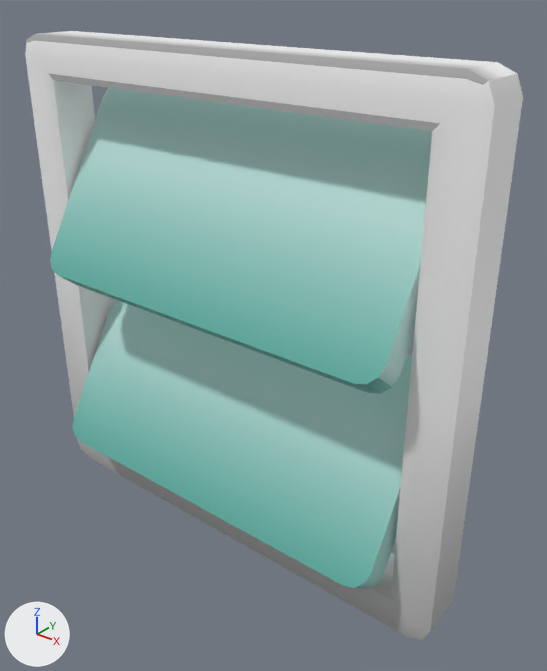
The FBX model Assets/Arts/Envi/Modular/Mod_Vent_01.fbx: old version first, new version second.
Rendered twice from a 50 mm camera at (0.903, -1.0, 0.616) aimed at (0.071, 0.04, -0.028). Arrows for +X, +Y and +Z are at lower left; the lights stay in place. The first picture is the older version.

Before the edit, the objects in view are built like this:
```python
mat_tex_env = principled_material('Tex_Env')
mat_tex_env.texture = img_tex_env_png
me_cube_071 = bpy.data.meshes.new('Cube.071')
me_cube_071.from_pydata(...)  # 136 vertices, 108 faces; spans x -0.5..0.5, y -0.131..0.131, z -0.5..0.5
me_cube_071.materials.append(mat_tex_env)  # picture img_tex_env_png
ob_mod_vent_01 = bpy.data.objects.new('Mod_Vent_01', me_cube_071)
ob_mod_vent_01.location = (0.0, 0.0, 0.0)
```
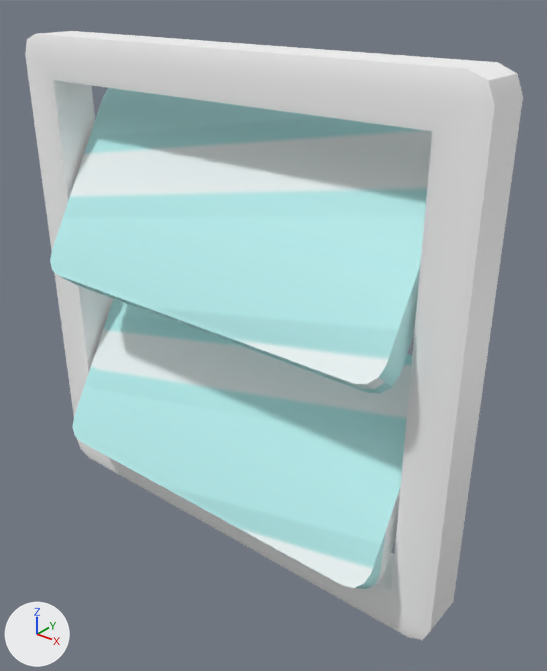
What the commit changed:
Picture 'dfsfsfsfesfsef.png' (img_dfsfsfsfesfsef_png) is new.
Material 'Tex_Env' (mat_tex_env) changes its picture from img_tex_env_png to img_dfsfsfsfesfsef_png.
Material 'Tex_Env_Glass' (mat_tex_env_glass) is new.
Its texture is img_dfsfsfsfesfsef_png.
me_cube_071 has 136 vertices, 108 faces and spans x -0.5..0.5, y -0.131..0.131, z -0.5..0.5.
me_cube_071 is used by ob_mod_vent_01; location (0.0, 0.0, 0.0).
me_cube_071 part 1: all 36 faces centred in x -0.407..0.407, y -0.108..0.108, z -0.385..0.388 switch from mat_tex_env (picture img_tex_env_png) to mat_tex_env_glass (picture img_dfsfsfsfesfsef_png).

Boxes (x1, y1, x2, y2) around the edits, measured in the pictures (547 x 671 px):
'Mod_Vent_01', surface changed, recoloured: (26, 31, 502, 640) in both
part 1 of me_cube_071, recoloured (lighter): (50, 88, 432, 589) in both
